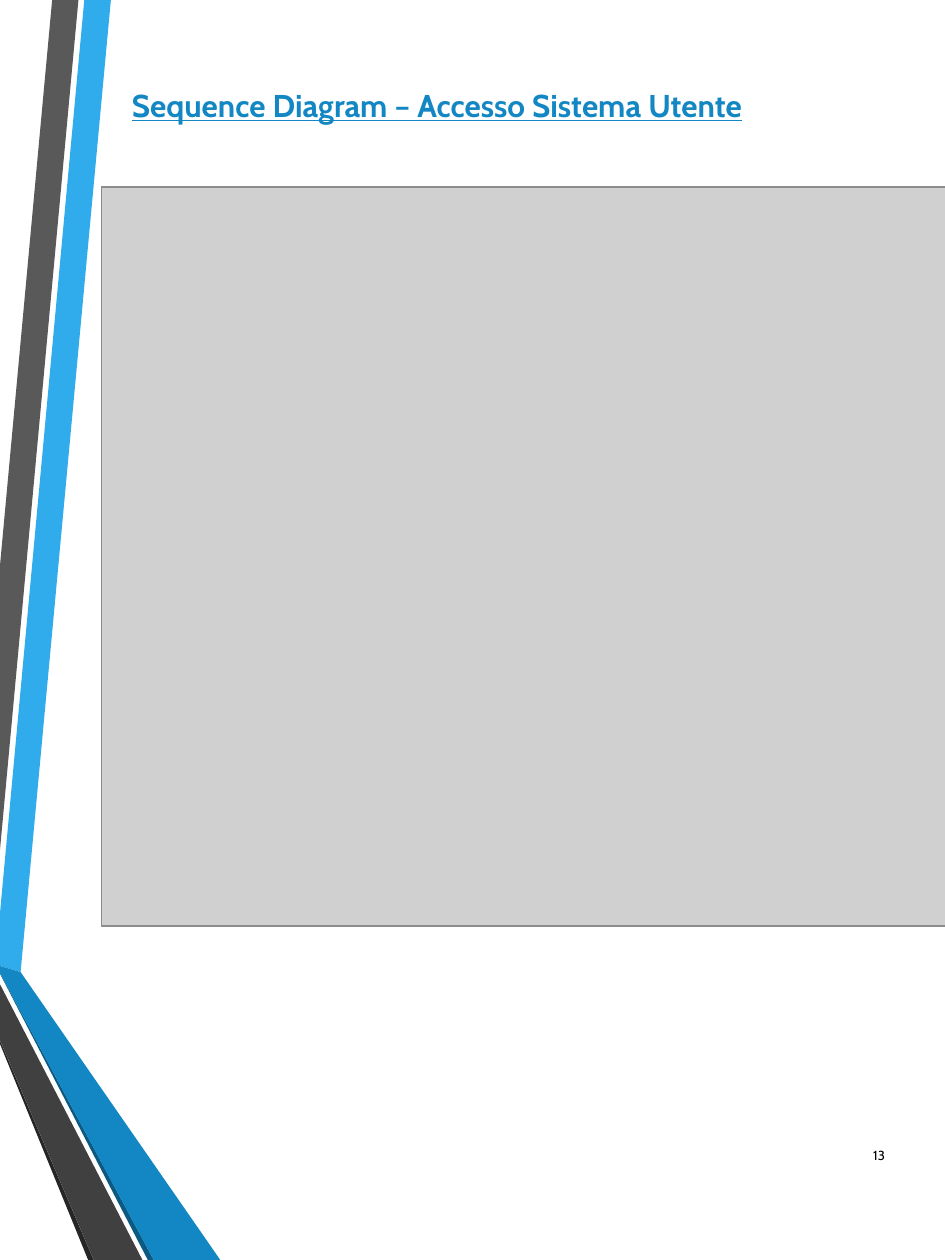
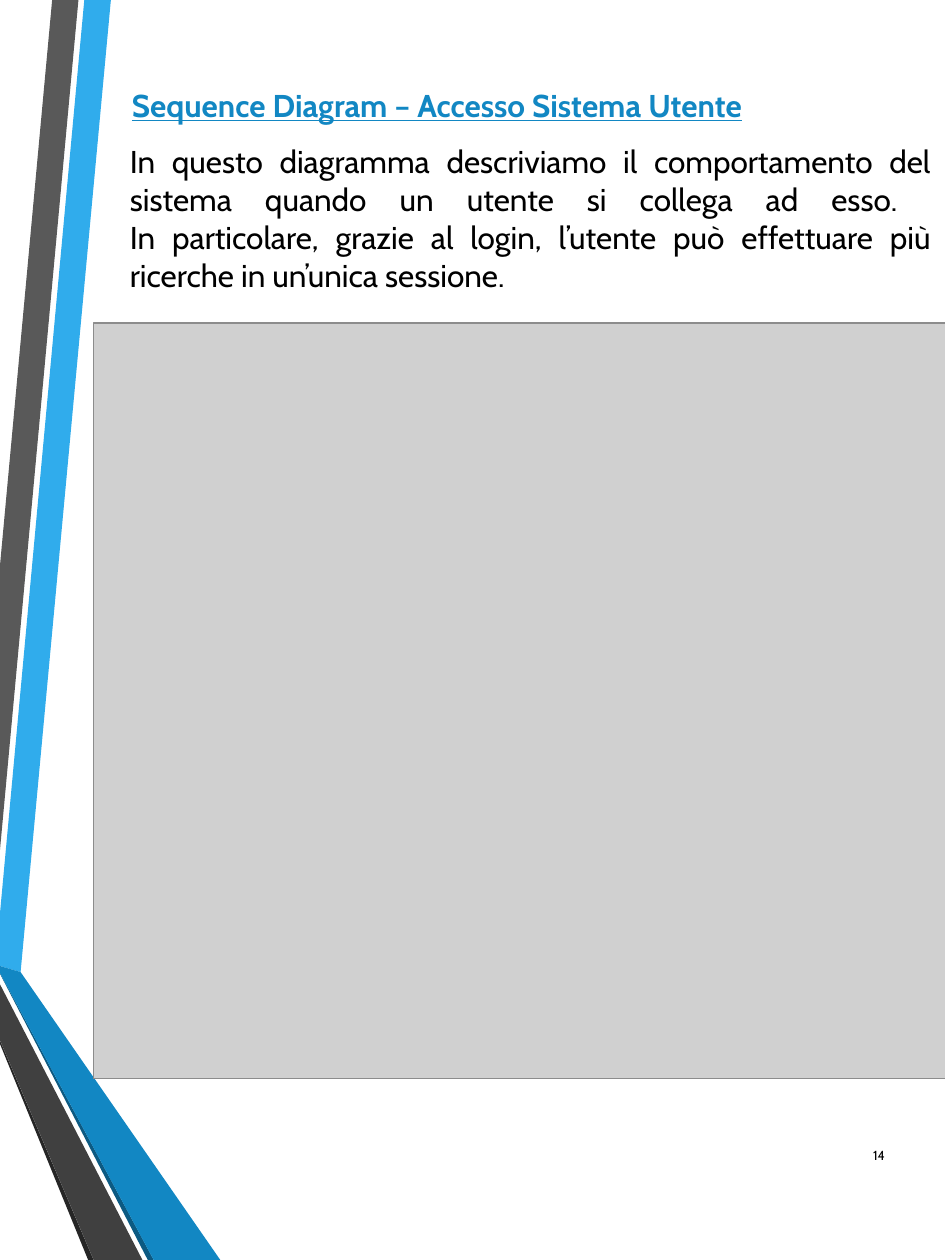
Before and after one commit to federicomegler/traffic-monitor, a slide deck: slide 14 of Design/Traffic_monitor.pptx (slide 13 before the commit). Drawn at 945x1260 pixels with LibreOffice and Linux fonts; fonts in the diff are those of the drawing; grey boxes stand for pictures. Boxes give left, top, right and bottom in pixels: in the first picture for what was removed or moved away, otherwise in the second. Text is boxed around its words. In the diff, an @@ line names an element or a change of style, - is before the commit and + after.

```diff
--- a/Design/Traffic_monitor.pptx
+++ b/Design/Traffic_monitor.pptx
@@ text added at (130, 149, 931, 288), 18 pt, text #000000 @@
+In questo diagramma descriviamo il comportamento del sistema quando un utente si collega ad esso.
+In particolare, grazie al login, l’utente può effettuare più ricerche in un’unica sessione.
@@ picture: place and size @@
-picture at (101, 188, 945, 927)
+picture at (93, 323, 945, 1079)
@@ page number at (873, 1150, 885, 1160): text changed @@
-13
+14
```
Also in this commit, not shown: 9 other slides changed, 1 slide removed.
